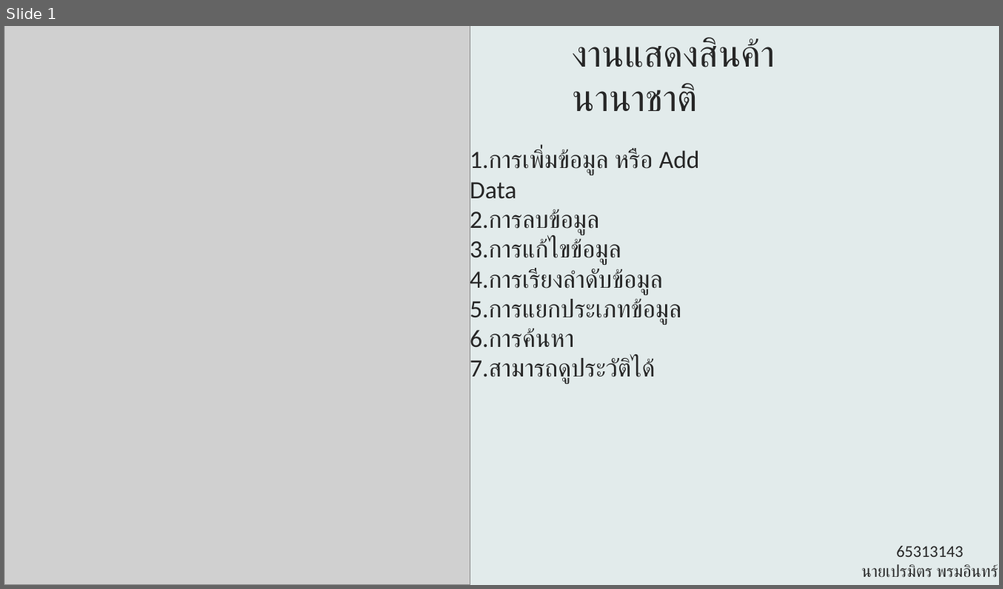
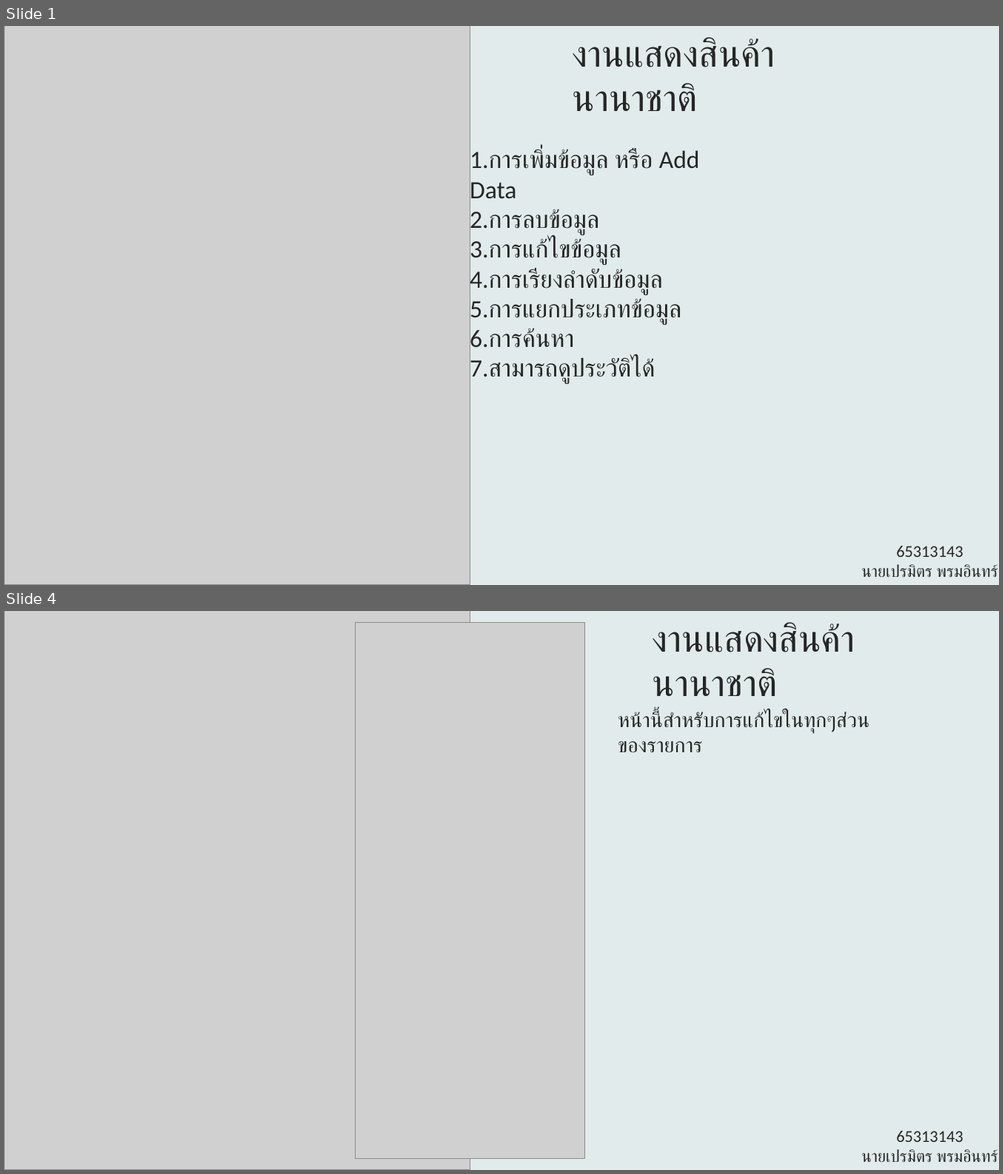
Before and after one commit to Peramit/International_products, a slide deck: presentation/International-Product.pptx. Shown one above the other, each under a label of ours: slide 1 before the commit, slides 1 and 4 after it; the slides between them are not shown. The pictures are 1003x589 and 1003x1174 pixels, drawn with LibreOffice and Linux fonts; fonts in the diff are those of the drawing; grey boxes stand for pictures. Boxes give left, top, right and bottom in pixels: in the first picture for what was removed or moved away, otherwise in the second. Text is boxed around its words. In the diff, an @@ line names an element or a change of style, - is before the commit and + after.

Commit message:
Edit file SLide

```diff
--- a/presentation/International-Product.pptx
+++ b/presentation/International-Product.pptx
@@ slide 4 added at <box>4,611,999,1170</box>, background #E9F3F3; not listed: 1 template element that a slide beside it also shows @@
@@ rectangle added at <box>4,611,999,1170</box>, fill #E9F3F3 @@
@@ rectangle added at <box>4,611,999,1170</box>, fill #AEAEAE at 10% opacity @@
@@ picture added at <box>4,611,470,1170</box> @@
@@ picture added at <box>356,623,584,1159</box> @@
@@ text added at <box>652,623,855,652</box>, 36 pt, text #262626 @@
+งานแสดงสินค้านานาชาติ
@@ text added at <box>617,712,869,734</box>, 20 pt, text #262626 @@
+หน้านี้สำหรับการแก้ไขในทุกๆส่วนของรายการ
@@ text added at <box>861,1131,998,1162</box>, 16 pt, text #262626 @@
+65313143
+นายเปรมิตร พรมอินทร์
```
Also in this commit, not shown: 3 other slides added.
